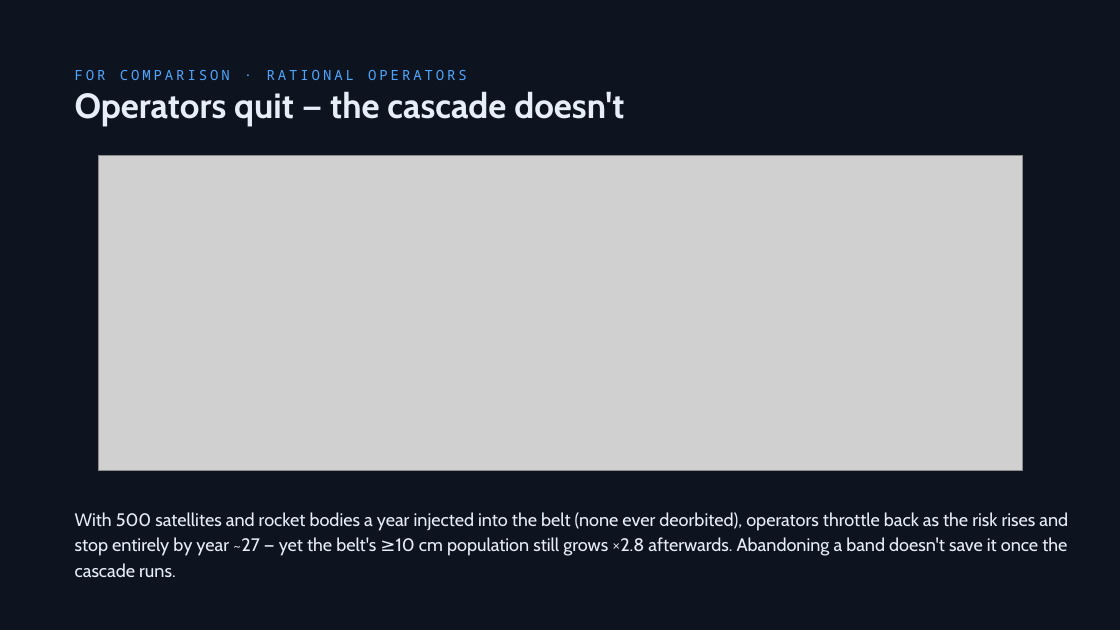
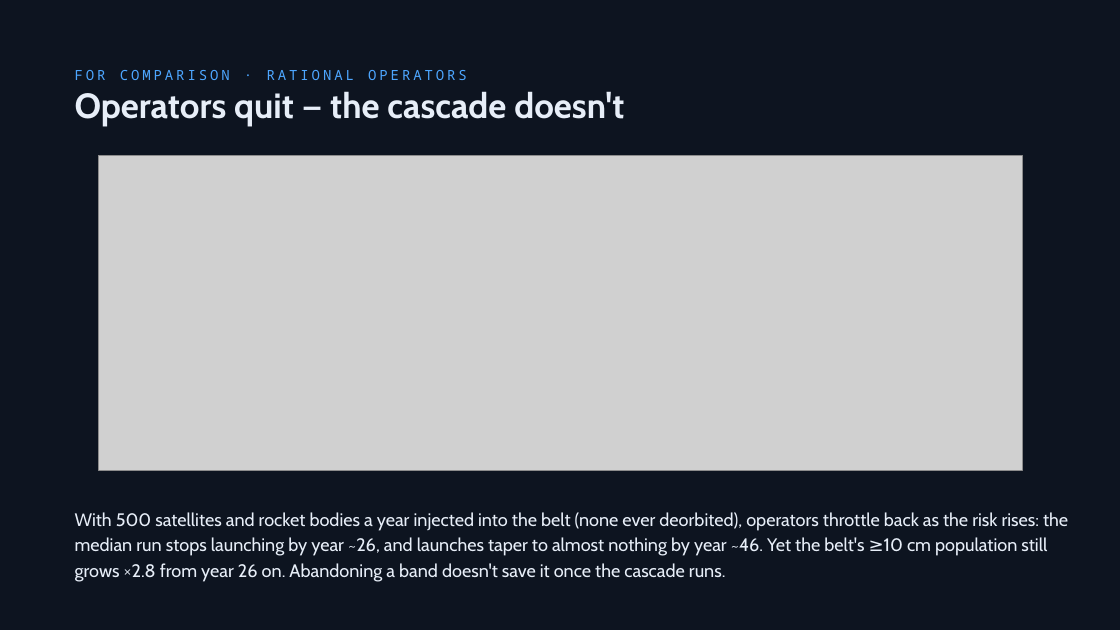
Before and after one commit to TimKadyrov/DebrisCascade, a slide deck: slide 16 of Barrel of Nails — Kessler Study.pptx. Drawn at 1120x630 pixels with LibreOffice and Linux fonts; fonts in the diff are those of the drawing; grey boxes stand for pictures. Boxes give left, top, right and bottom in pixels: in the first picture for what was removed or moved away, otherwise in the second. Text is boxed around its words. In the diff, an @@ line names an element or a change of style, - is before the commit and + after.

Commit message:
Final audit: engine fixes, re-export, deck and docs refreshed
Engines
- Catastrophic collisions per year are divided by the stretch each yearly
  record covers (cube 60-day steps made year 50 read ~12% low).
- Box model: launched satellites and rocket bodies keep fixed 180 kg /
  2,410 kg classes; catalog seeding no longer rewrites their masses.
- Cube: formation exclusion also covers dead catalogued payloads; objects
  started at e = 0.001 decay as circular from the first step; the globe
  classifies all intact objects as intact.
- Median quit year counts runs that never quit; never-quit seeds no longer
  break the JSON export. Duplicate 16-seed ensembles hit the cache.
- Drag lifetimes integrate to 10,000 years (the 1,000-year cap drew a false
  step near 1,400 km). Dead code removed.

Numbers (new export, 16 seeds; 2006 benchmark rerun)
- Nothing added x1.09, 50/yr x2.8, 500/yr x60, working x4.8, ~9 removals/yr;
  benchmark cube 12.8 (7-18) vs LEGEND 10.8, box 9.9.
- Comparison traffic rows from the cube engine; "1,000 barrels" instead of
  an unproven ceiling; operators wording (median run, launches taper).

Deck, charts, SUMMARY: every model number from the new export; wording
fixes from the audit; WPF label overlaps fixed.

```diff
--- a/Barrel of Nails — Kessler Study.pptx
+++ b/Barrel of Nails — Kessler Study.pptx
@@ text at (x1=75, y1=512, x2=1068, y2=582): text changed @@
-With 500 satellites and rocket bodies a year injected into the belt (none ever deorbited), operators throttle back as the risk rises and stop entirely by year ~27 — yet the belt's ≥10 cm population still grows ×2.8 afterwards. Abandoning a band doesn't save it once the cascade runs.
+With 500 satellites and rocket bodies a year injected into the belt (none ever deorbited), operators throttle back as the risk rises: the median run stops launching by year ~26, and launches taper to almost nothing by year ~46. Yet the belt's ≥10 cm population still grows ×2.8 from year 26 on. Abandoning a band doesn't save it once the cascade runs.
```
Also in this commit, not shown: 12 other slides changed, 23 other files.
